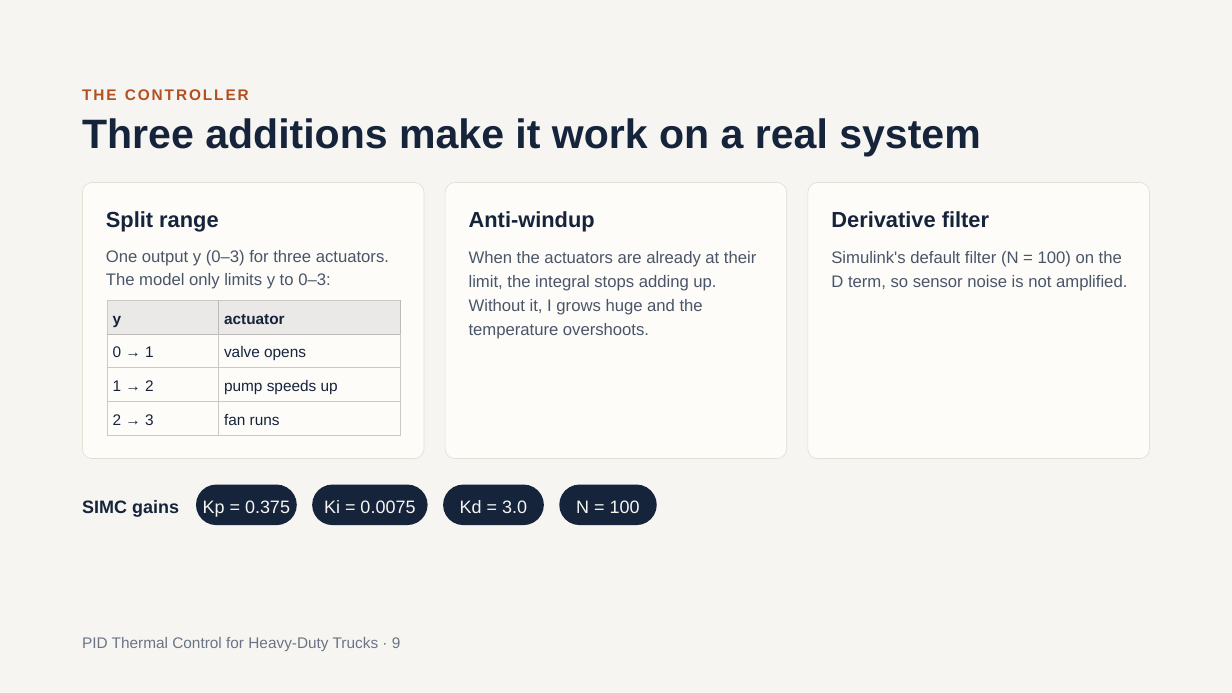
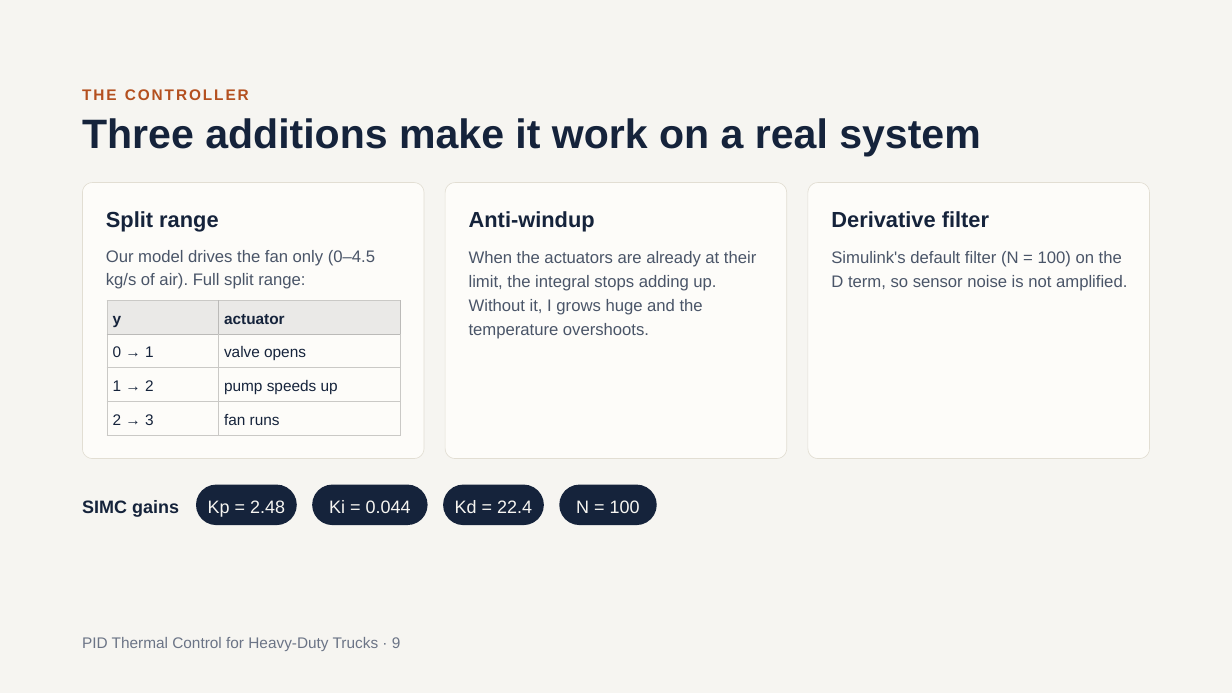
Before and after one commit to SushanthBibi/PID-Cooling-matlab, a slide deck: slide 9 of PID_Thermal_Control_for_Heavy-Duty_Trucks_v2.pptx. Drawn at 1232x693 pixels with LibreOffice and Linux fonts; fonts in the diff are those of the drawing. Boxes give left, top, right and bottom in pixels: in the first picture for what was removed or moved away, otherwise in the second. Text is boxed around its words. In the diff, an @@ line names an element or a change of style, - is before the commit and + after.

```diff
--- a/PID_Thermal_Control_for_Heavy-Duty_Trucks_v2.pptx
+++ b/PID_Thermal_Control_for_Heavy-Duty_Trucks_v2.pptx
@@ text at <box>106,250,375,289</box>: text changed @@
-One output y (0–3) for three actuators. The model only limits y to 0–3:
+Our model drives the fan only (0–4.5 kg/s of air). Full split range:
@@ text in rounded rectangle at <box>208,500,285,517</box>: text changed @@
-Kp = 0.375
+Kp = 2.48
@@ text in rounded rectangle at <box>329,500,411,513</box>: text changed @@
-Ki = 0.0075
+Ki = 0.044
@@ text in rounded rectangle at <box>455,500,532,513</box>: text changed @@
-Kd = 3.0
+Kd = 22.4
```
Also in this commit, not shown: 8 other slides changed.
